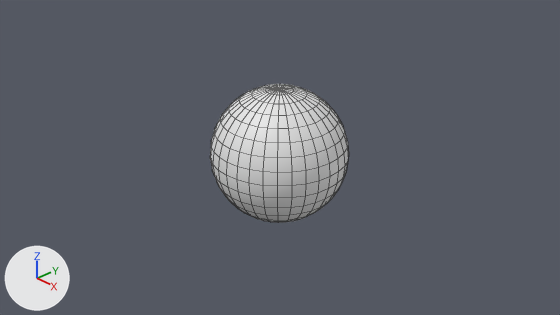
What one commit did to the Blender file assets/projectile/granade.blend.
Before and after are seen from the file's camera 'Camera'. Arrows for +X, +Y and +Z are at lower left; the lights stay in place. Mesh edges are drawn as thin lines.
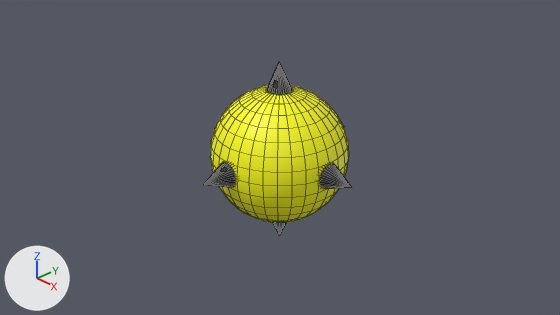
Commit message: firing granades wothout a force

Location of each change, [x1, y1, x2, y2] in pixels of the pictures (560 x 315 px):
'Sphere', recoloured (grey to yellow)
    both: [210, 84, 349, 223]
'Cone.003', added
    after: [320, 164, 351, 189]
'Cone.002', added
    after: [204, 162, 236, 187]
'Cone', added
    after: [267, 62, 292, 95]
'Cone.004', added
    after: [273, 222, 286, 236]

What changed in the scene script:
```text
Add mat_yellow:
    mat_yellow = principled_material('Yellow')
    mat_yellow.base_color = (1.0, 1.0, 0.0)  # yellow #ffff00
Add mat_black_002:
    mat_black_002 = principled_material('Black.002')
    mat_black_002.base_color = (0.0, 0.0, 0.0)  # black #000000
Change me_sphere:
    where me_sphere.from_pydata(...)  # 482 vertices, 512 faces; spans x -1.0..1.0, y -1.0..1.0, z -1.0..1.0
    add me_sphere.materials.append(mat_yellow)  # yellow #ffff00
Add me_cone_006:
    me_cone_006.from_pydata(...)  # 33 vertices, 33 faces; spans x -1.0..1.0, y -0.3..0.3, z 0.7..1.4
    me_cone_006.polygons.foreach_set('use_smooth', [True] * 33)
    me_cone_006.materials.append(mat_black_002)  # black #000000
Add ob_cone_005:
    ob_cone_005 = bpy.data.objects.new('Cone.005', me_cone_006)
    ob_cone_005.location = (0.0, 0.0, 0.0)
    ob_cone_005.rotation_euler = (4.712, 0.0, 0.0)  # degrees (270, 0, 0)
    ob_cone_005.scale = (0.3, 1.0, 1.0)
Add ob_cone_004:
    ob_cone_004 = bpy.data.objects.new('Cone.004', me_cone_006.copy())
    ob_cone_004.location = (0.0, 0.0, 0.0)
    ob_cone_004.rotation_euler = (3.142, 0.0, 0.0)  # degrees (180, 0, 0)
    ob_cone_004.scale = (0.3, 1.0, 1.0)
Add ob_cone_002:
    ob_cone_002 = bpy.data.objects.new('Cone.002', me_cone_006.copy())
    ob_cone_002.location = (0.0, 0.0, 0.0)
    ob_cone_002.rotation_euler = (1.571, 0.0, 0.0)  # degrees (90, 0, 0)
    ob_cone_002.scale = (0.3, 1.0, 1.0)
Add ob_cone_003:
    ob_cone_003 = bpy.data.objects.new('Cone.003', me_cone_006.copy())
    ob_cone_003.location = (0.0, 0.0, 0.0)
    ob_cone_003.rotation_euler = (0.0, -4.712, 0.0)  # degrees (0, -270, 0)
    ob_cone_003.scale = (0.3, 1.0, 1.0)
Add ob_cone:
    ob_cone = bpy.data.objects.new('Cone', me_cone_006.copy())
    ob_cone.location = (0.0, 0.0, 0.0)
    ob_cone.scale = (0.3, 1.0, 1.0)
```
